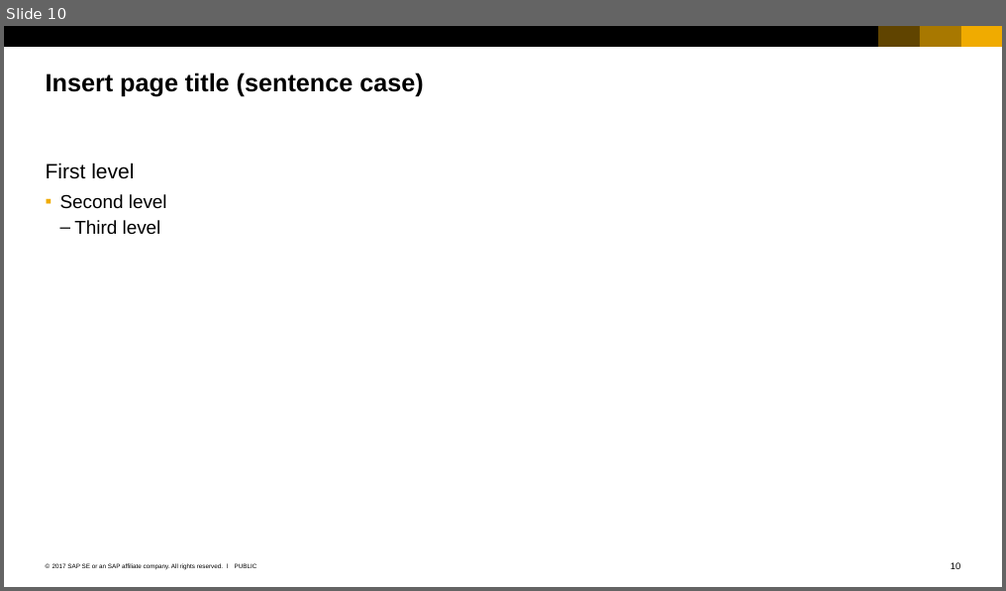
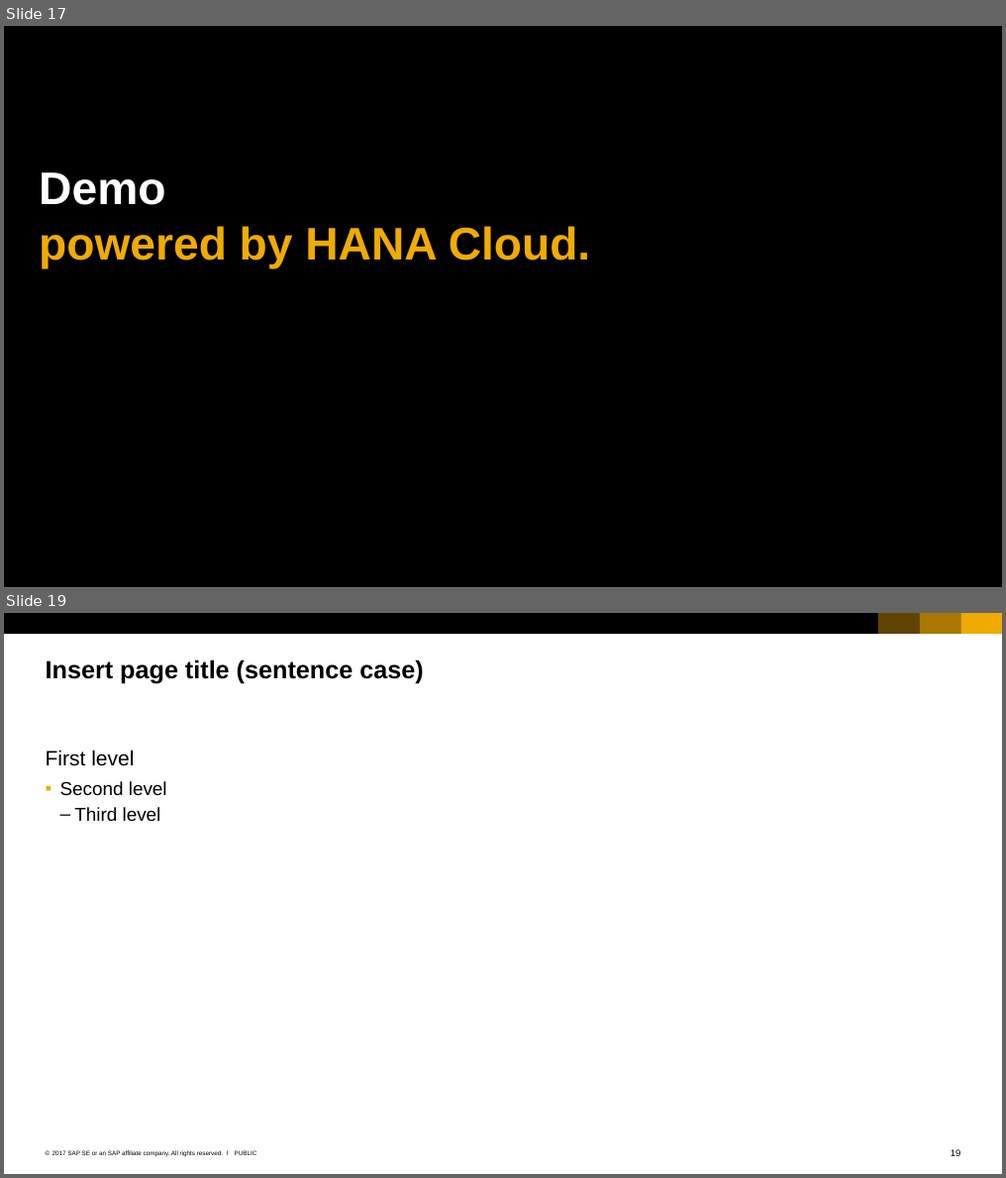
Before and after one commit to qianyilun/workload-calculator, a slide deck: SAP_2017_16x9_black_and_white.pptx. Shown one above the other, each under a label of ours: slide 10 before the commit, slides 17 and 19 after it; the slides between them are not shown. The pictures are 1006x591 and 1006x1178 pixels, drawn with LibreOffice and Linux fonts; fonts in the diff are those of the drawing. Boxes give left, top, right and bottom in pixels: in the first picture for what was removed or moved away, otherwise in the second. Text is boxed around its words. In the diff, an @@ line names an element or a change of style, - is before the commit and + after.

```diff
--- a/SAP_2017_16x9_black_and_white.pptx
+++ b/SAP_2017_16x9_black_and_white.pptx
@@ slide 17 added at <box>4,26,1002,587</box>, background #000000 @@
@@ title added at <box>39,173,590,270</box>, 44 pt, text #F0AB00, bold @@
+Demo
+powered by HANA Cloud.
@@ what was slide 10 is now slide 19 @@
```
Also in this commit, not shown: 14 other slides added, 6 slides removed.
